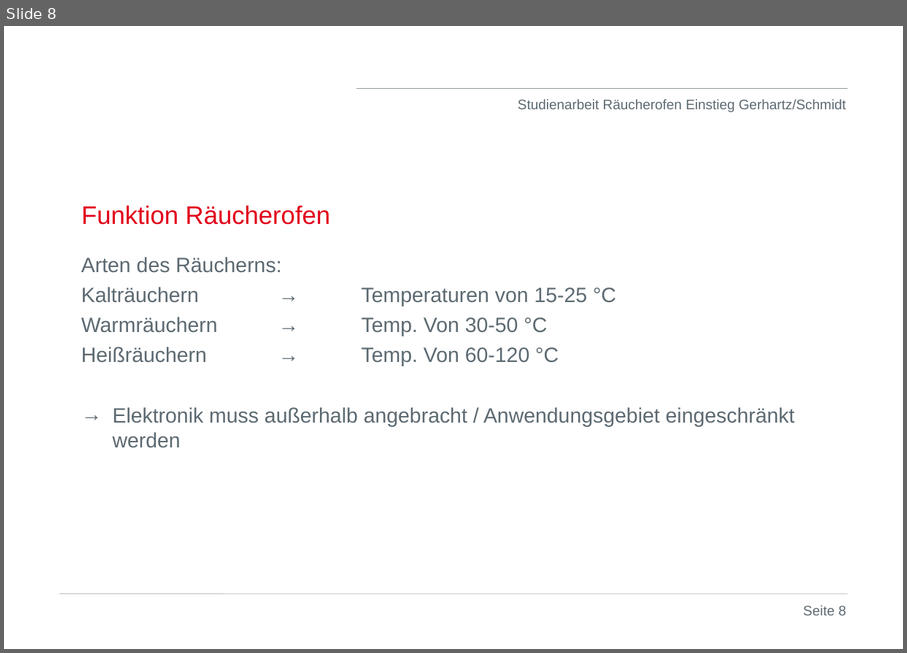
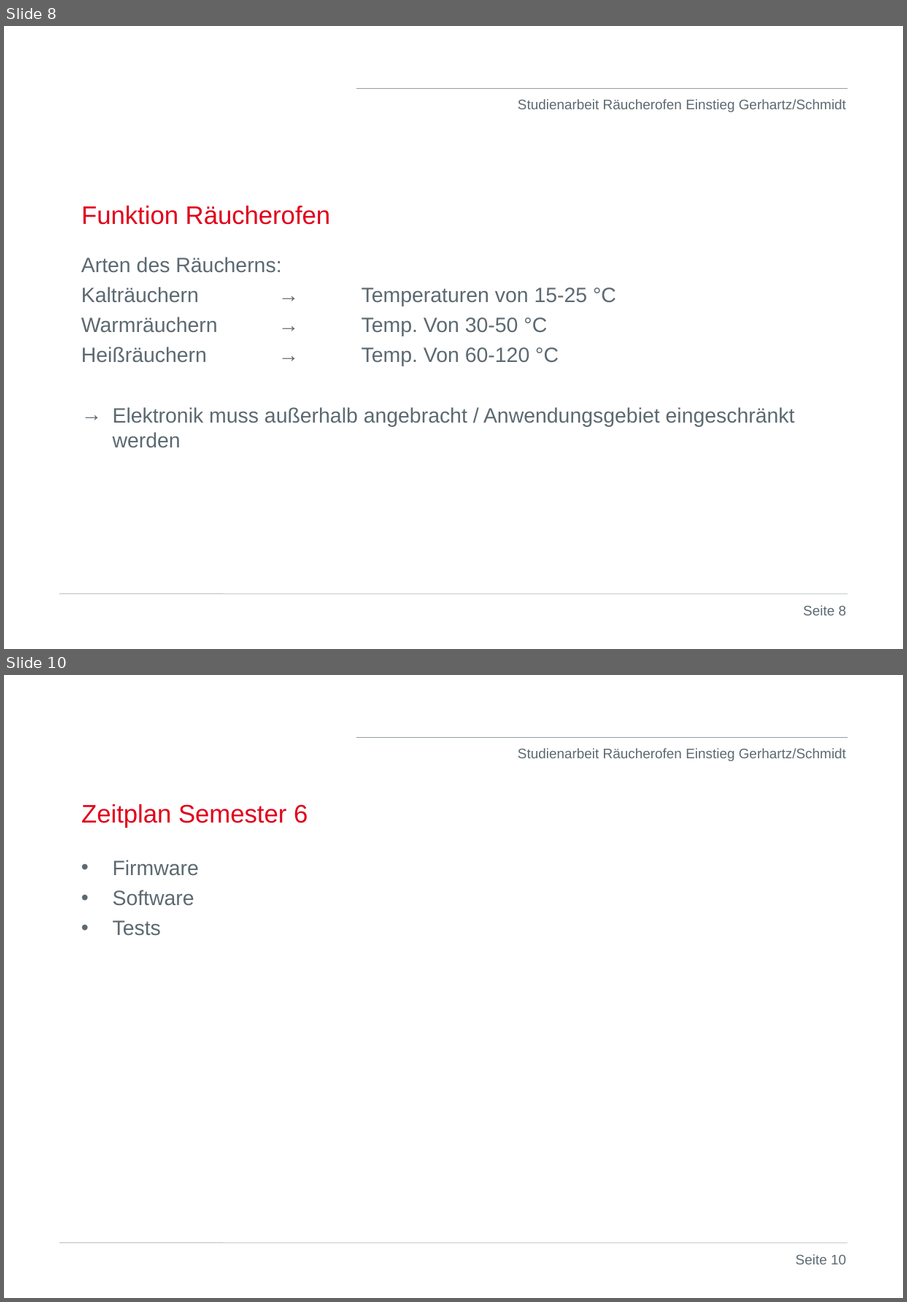
Before and after one commit to stege00/Raeucherofen, a slide deck: 05_Dokumente_DHBW/Präsentationen/KW40_2021_Studienarbeit_Gerhartz_Schmidt_Einstieg.ppt. Shown one above the other, each under a label of ours: slide 8 before the commit, slides 8 and 10 after it; the slides between them are not shown. The pictures are 907x653 and 907x1302 pixels, drawn with LibreOffice and Linux fonts; fonts in the diff are those of the drawing; background and template pictures are left out. Boxes give left, top, right and bottom in pixels: in the first picture for what was removed or moved away, otherwise in the second. Text is boxed around its words. In the diff, an @@ line names an element or a change of style, - is before the commit and + after.

```diff
--- a/05_Dokumente_DHBW/Präsentationen/KW40_2021_Studienarbeit_Gerhartz_Schmidt_Einstieg.ppt
+++ b/05_Dokumente_DHBW/Präsentationen/KW40_2021_Studienarbeit_Gerhartz_Schmidt_Einstieg.ppt
@@ slide 10 added at bbox=[4, 675, 903, 1298], background #FFFFFF; not listed: 3 template elements that a slide beside it also shows @@
@@ title added at bbox=[81, 803, 308, 828], 22 pt, text #E2001A @@
+Zeitplan Semester 6
@@ text added at bbox=[113, 860, 199, 936], 18 pt, text #5C6971 @@
+• Firmware
+• Software
+• Tests
@@ page number added at bbox=[796, 1254, 846, 1264], 12 pt, text #5C6971 @@
+Seite 10
```
Also in this commit, not shown: 1 slide changed, 1 other slide added, 1 slide removed.
